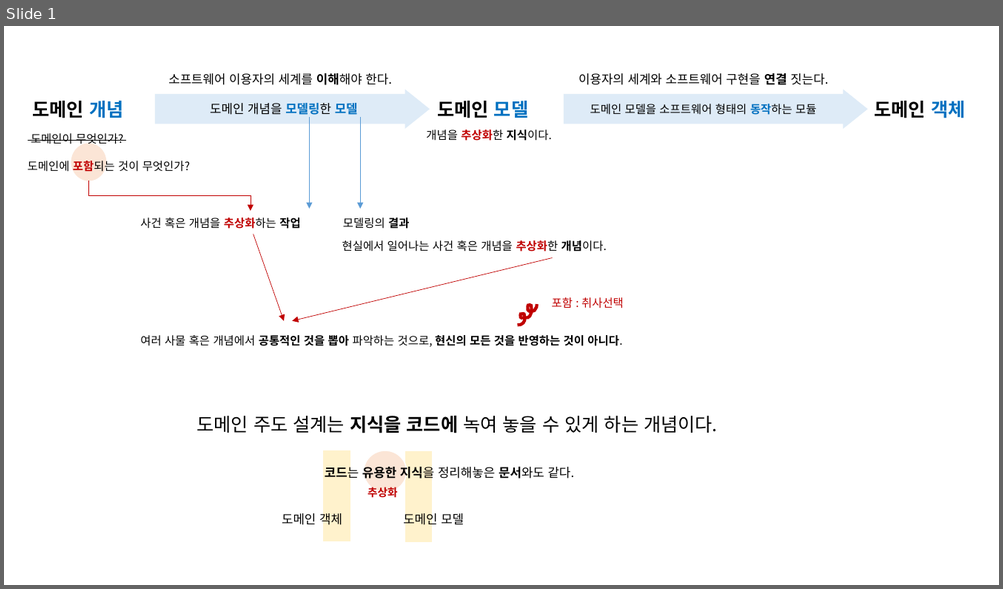
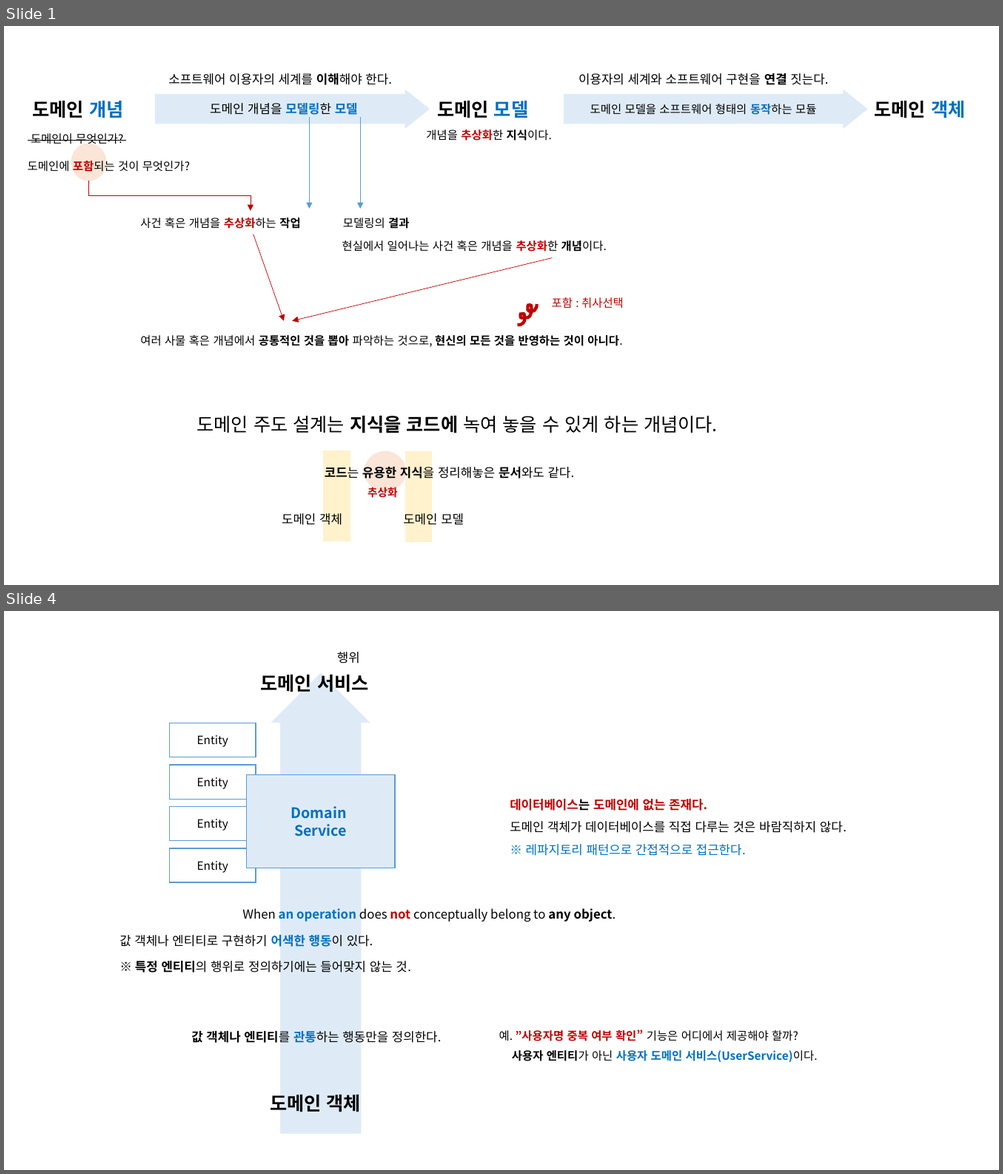
Before and after one commit to hhko/Learning, a slide deck: Books/DDDGuide/Docs/DDDGuide.pptx. Shown one above the other, each under a label of ours: slide 1 before the commit, slides 1 and 4 after it; the slides between them are not shown. The pictures are 1003x589 and 1003x1174 pixels, drawn with LibreOffice and Linux fonts; fonts in the diff are those of the drawing. Boxes give left, top, right and bottom in pixels: in the first picture for what was removed or moved away, otherwise in the second. Text is boxed around its words. In the diff, an @@ line names an element or a change of style, - is before the commit and + after.

```diff
--- a/Books/DDDGuide/Docs/DDDGuide.pptx
+++ b/Books/DDDGuide/Docs/DDDGuide.pptx
@@ slide 4 added at <box>4,611,999,1170</box>, background #FFFFFF @@
@@ text added at <box>337,652,360,664</box>, 12 pt, text #000000 @@
+행위
@@ text added at <box>260,675,369,692</box>, 18 pt, text #000000, bold @@
+도메인 서비스
@@ down arrow added at <box>268,672,373,1136</box>, fill #DEEBF7, outline #FFFFFF 2.25 pt @@
@@ rectangle added at <box>170,723,256,758</box>, fill #FFFFFF, outline #5B9BD5 1 pt, 11 pt, text #000000 @@
+Entity
@@ rectangle added at <box>170,765,256,799</box>, fill #FFFFFF, outline #5B9BD5 1 pt, 11 pt, text #000000 @@
+Entity
@@ rectangle added at <box>247,775,395,869</box>, fill #DEEBF7, outline #5B9BD5 1 pt, 14 pt, text #0070C0, bold @@
+Domain
+Service
@@ rectangle added at <box>170,806,256,841</box>, fill #FFFFFF, outline #5B9BD5 1 pt, 11 pt, text #000000 @@
+Entity
@@ text added at <box>509,799,846,856</box>, 12 pt, text #000000 @@
+데이터베이스는 도메인에 없는 존재다.
+도메인 객체가 데이터베이스를 직접 다루는 것은 바람직하지 않다.
+※ 레파지토리 패턴으로 간접적으로 접근한다.
@@ rectangle added at <box>170,849,256,883</box>, fill #FFFFFF, outline #5B9BD5 1 pt, 11 pt, text #000000 @@
+Entity
@@ text added at <box>242,908,616,923</box>, 12 pt, text #000000 @@
+When an operation does not conceptually belong to any object.
@@ text added at <box>119,935,373,947</box>, 12 pt, text #000000 @@
+값 객체나 엔티티로 구현하기 어색한 행동이 있다.
@@ text added at <box>135,961,411,973</box>, 12 pt, text #000000 @@
+※ 특정 엔티티의 행위로 정의하기에는 들어맞지 않는 것.
@@ text added at <box>191,1031,441,1043</box>, 12 pt, text #000000 @@
+값 객체나 엔티티를 관통하는 행동만을 정의한다.
@@ text added at <box>499,1030,817,1062</box>, 11 pt, text #000000, bold @@
+예. ”사용자명 중복 여부 확인” 기능은 어디에서 제공해야 할까?
+사용자 엔티티가 아닌 사용자 도메인 서비스(UserService)이다.
@@ text added at <box>270,1095,361,1113</box>, 18 pt, text #000000, bold @@
+도메인 객체
```
Also in this commit, not shown: 2 slides changed, 14 other files.
